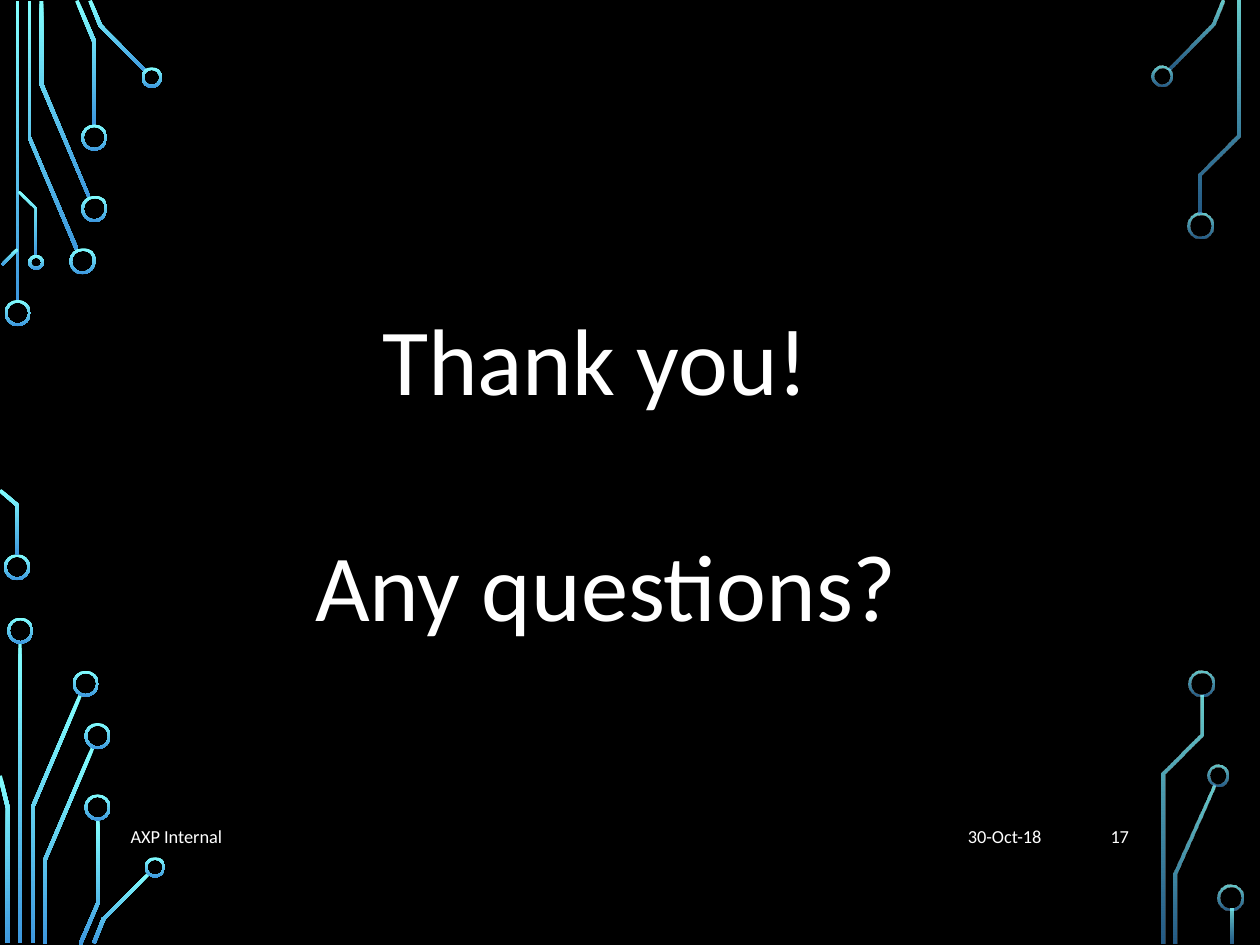
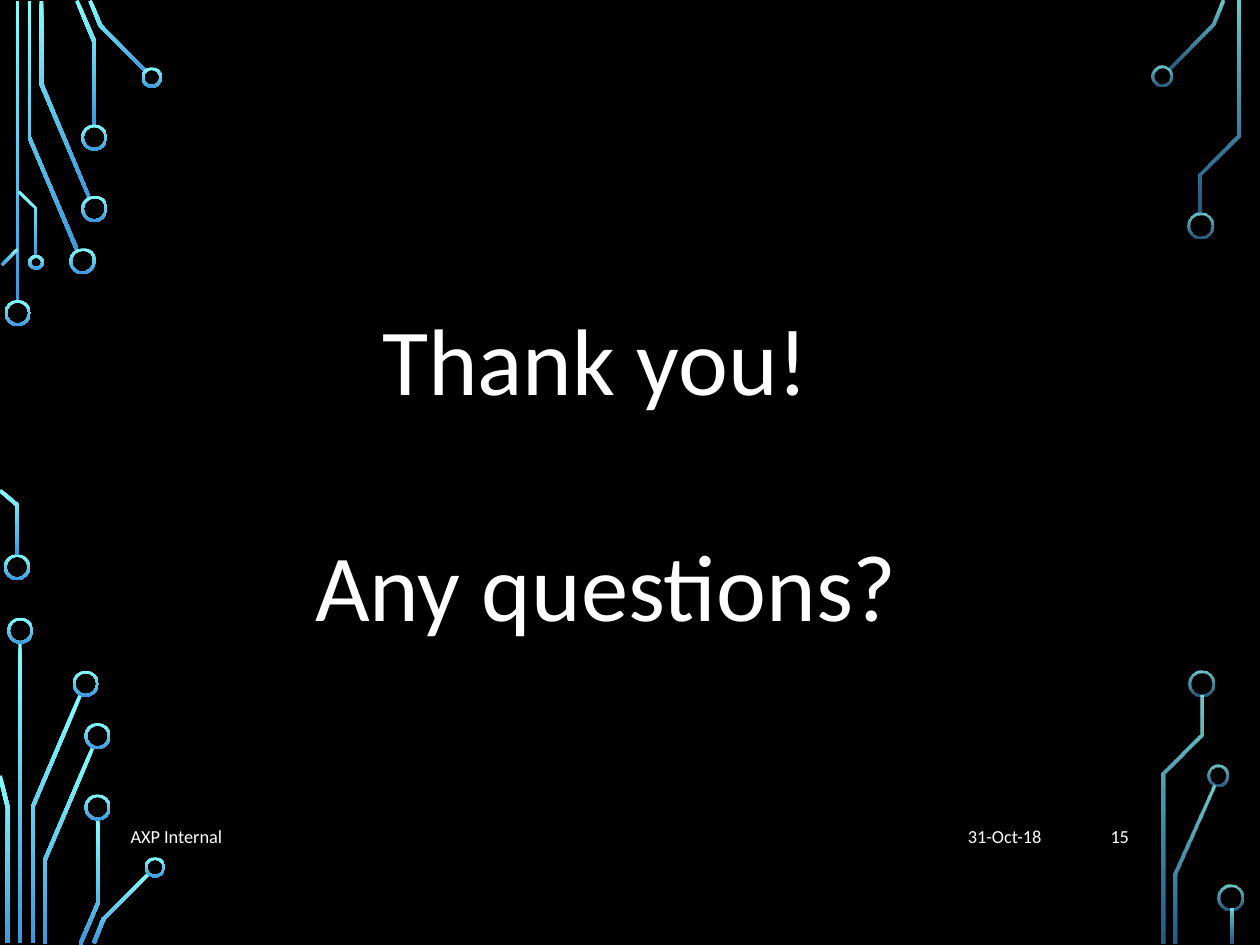
Before and after one commit to liyuan6006/GitStrategies, a slide deck: slide 15 of Branching.pptx (slide 17 before the commit). Drawn at 1260x945 pixels with LibreOffice and Linux fonts; fonts in the diff are those of the drawing; background and template pictures are left out. Boxes give left, top, right and bottom in pixels: in the first picture for what was removed or moved away, otherwise in the second. Text is boxed around its words. In the diff, an @@ line names an element or a change of style, - is before the commit and + after.

```diff
--- a/Branching.pptx
+++ b/Branching.pptx
@@ text at [968, 830, 1042, 843]: text changed @@
-30-Oct-18
+31-Oct-18
@@ page number at [1111, 831, 1130, 843]: text changed @@
-17
+15
```
Also in this commit, not shown: 14 other slides changed, 2 slides removed.
